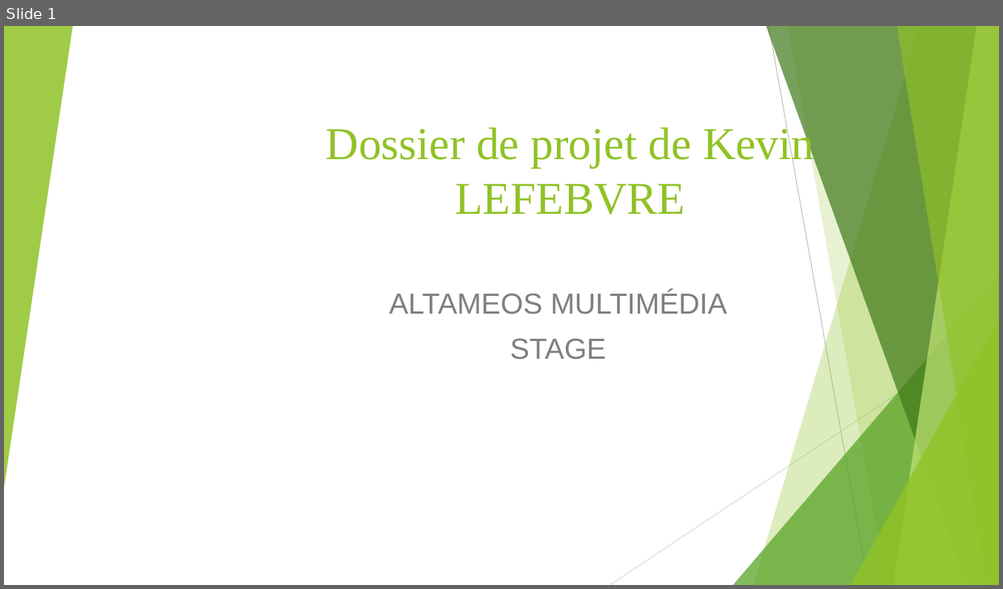
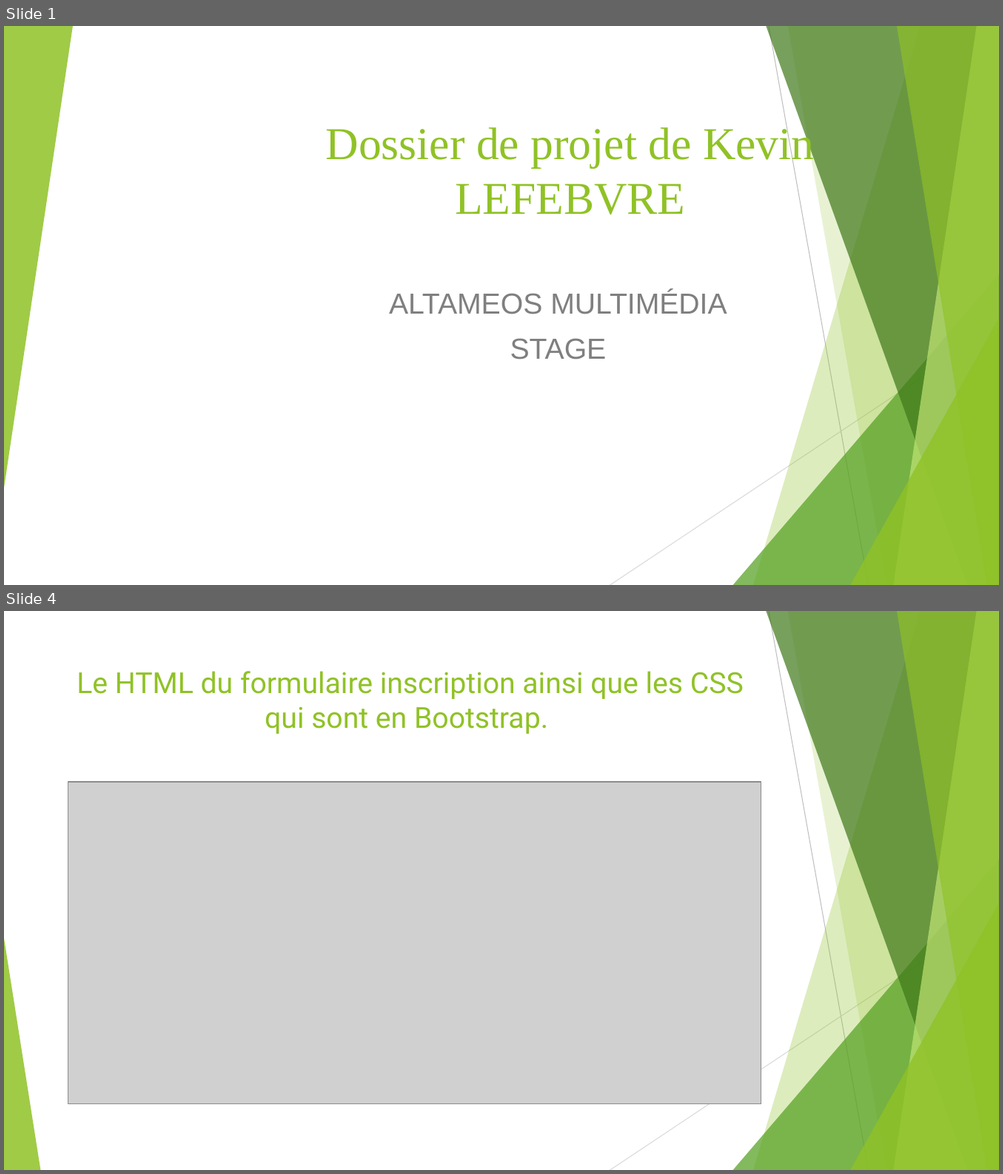
Before and after one commit to Kevin200122/DWWM, a slide deck: DossierProjetStage/DossierProjetBonus.odp. Shown one above the other, each under a label of ours: slide 1 before the commit, slides 1 and 4 after it; the slides between them are not shown. The pictures are 1003x589 and 1003x1174 pixels, drawn with LibreOffice and Linux fonts; fonts in the diff are those of the drawing; grey boxes stand for pictures. Boxes give left, top, right and bottom in pixels: in the first picture for what was removed or moved away, otherwise in the second. Text is boxed around its words. In the diff, an @@ line names an element or a change of style, - is before the commit and + after.

```diff
--- a/DossierProjetStage/DossierProjetBonus.odp
+++ b/DossierProjetStage/DossierProjetBonus.odp
@@ slide 4 added at bbox=[4, 611, 999, 1170], background #FFFFFF; not listed: 9 template elements that a slide beside it also shows @@
@@ title added at bbox=[77, 671, 743, 734], 28 pt, text #90C226 @@
+Le HTML du formulaire inscription ainsi que les CSS qui sont en Bootstrap.
@@ picture added at bbox=[68, 782, 760, 1104] @@
@@ freeform shape added at bbox=[4, 939, 40, 1170], fill #90C226 at 85% opacity @@
```
Also in this commit, not shown: 10 slides changed, 19 other slides added, 6 slides removed, 2 other files.
